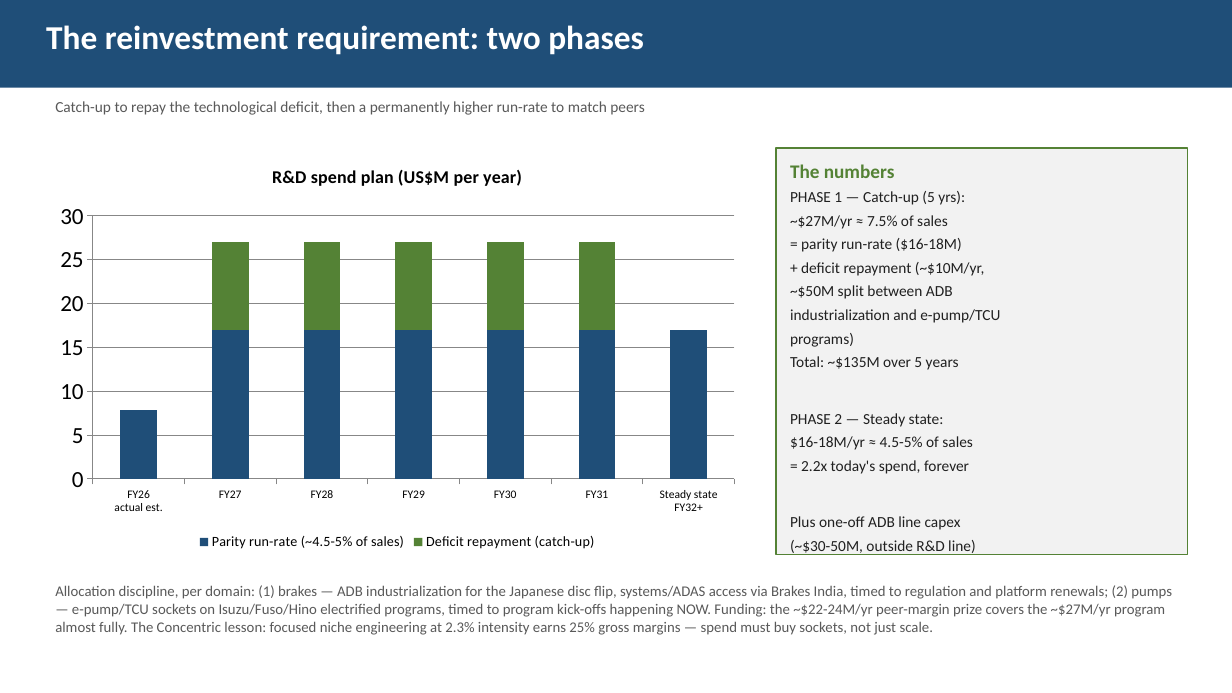
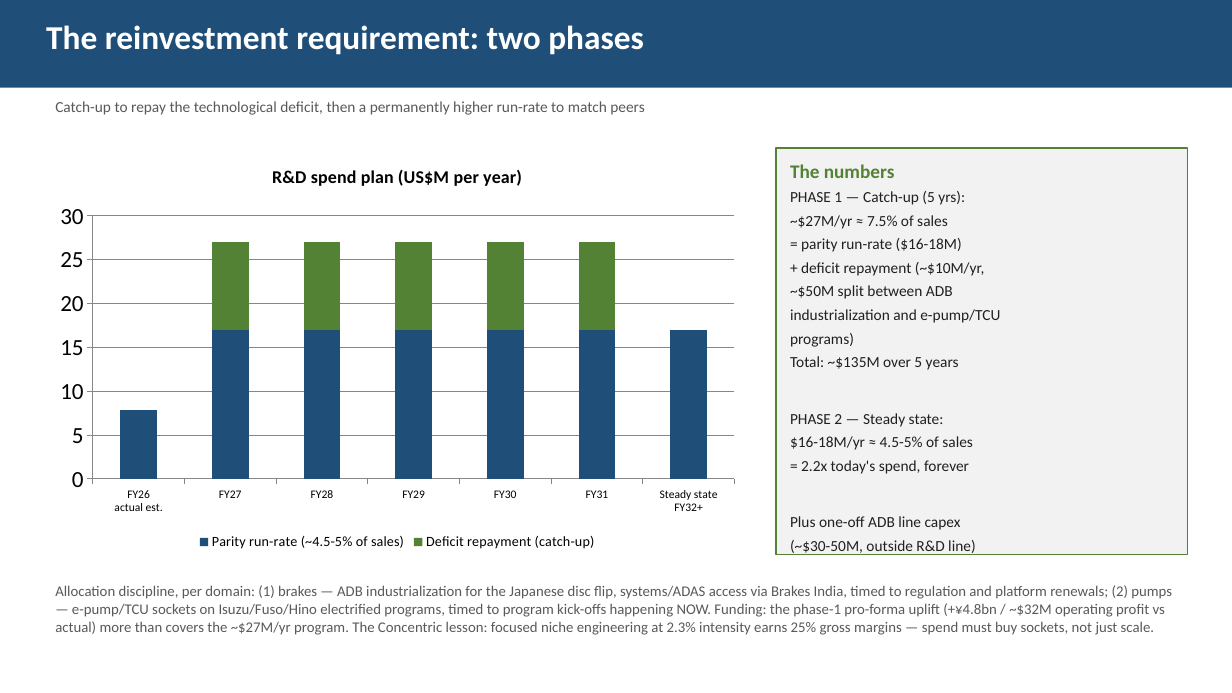
Before and after one commit to charette-lab/Claude, a slide deck: slide 20 of TBK_rd_gap_slides.pptx. Drawn at 1232x693 pixels with LibreOffice and Linux fonts; fonts in the diff are those of the drawing. Boxes give left, top, right and bottom in pixels: in the first picture for what was removed or moved away, otherwise in the second. Text is boxed around its words. In the diff, an @@ line names an element or a change of style, - is before the commit and + after.

```diff
--- a/TBK_rd_gap_slides.pptx
+++ b/TBK_rd_gap_slides.pptx
@@ text at [55,585,1172,635]: text changed @@
-Allocation discipline, per domain: (1) brakes — ADB industrialization for the Japanese disc flip, systems/ADAS access via Brakes India, timed to regulation and platform renewals; (2) pumps — e-pump/TCU sockets on Isuzu/Fuso/Hino electrified programs, timed to program kick-offs happening NOW. Funding: the ~$22-24M/yr peer-margin prize covers the ~$27M/yr program almost fully. The Concentric lesson: focused niche engineering at 2.3% intensity earns 25% gross margins — spend must buy sockets, not just scale.
+Allocation discipline, per domain: (1) brakes — ADB industrialization for the Japanese disc flip, systems/ADAS access via Brakes India, timed to regulation and platform renewals; (2) pumps — e-pump/TCU sockets on Isuzu/Fuso/Hino electrified programs, timed to program kick-offs happening NOW. Funding: the phase-1 pro-forma uplift (+¥4.8bn / ~$32M operating profit vs actual) more than covers the ~$27M/yr program. The Concentric lesson: focused niche engineering at 2.3% intensity earns 25% gross margins — spend must buy sockets, not just scale.
```
Also in this commit, not shown: 7 other slides changed, 1 other file.
